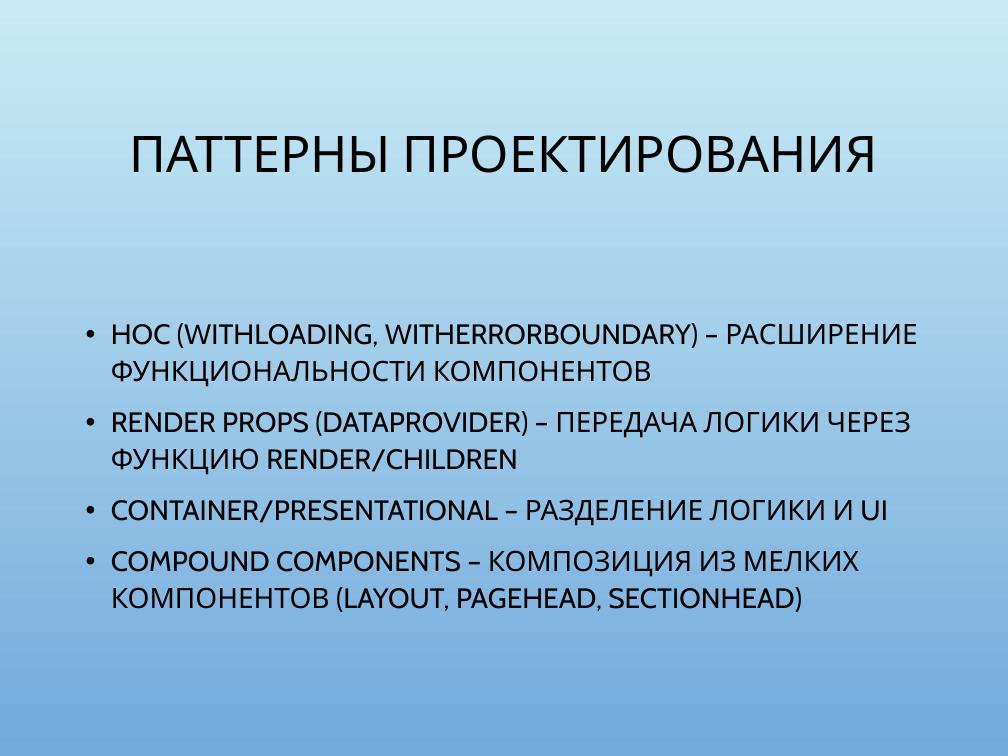
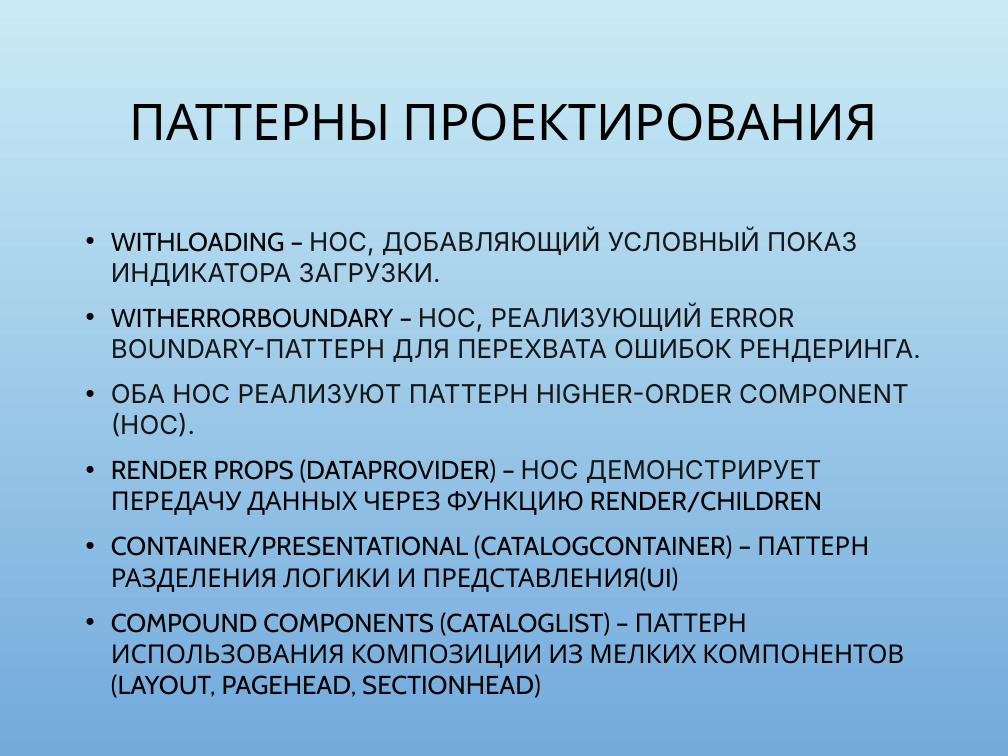
Before and after one commit to SvetlanaRozanova0108/plus-smart-home-frontend, a slide deck: slide 7 of Презентация_проекта_Plus_Smart_Home.pptx. Drawn at 1008x756 pixels with LibreOffice and Linux fonts; fonts in the diff are those of the drawing; background and template pictures are left out. Boxes give left, top, right and bottom in pixels: in the first picture for what was removed or moved away, otherwise in the second. Text is boxed around its words. In the diff, an @@ line names an element or a change of style, - is before the commit and + after.

```diff
--- a/Презентация_проекта_Plus_Smart_Home.pptx
+++ b/Презентация_проекта_Plus_Smart_Home.pptx
@@ title "ПАТТЕРНЫ ПРОЕКТИРОВАНИЯ": place and size @@
-title "ПАТТЕРНЫ ПРОЕКТИРОВАНИЯ" at (130,135,877,173)
+title "ПАТТЕРНЫ ПРОЕКТИРОВАНИЯ" at (130,103,877,141)
@@ text at (111,229,920,698): text changed; size 20 to 18.5 pt @@
-• HOC (WITHLOADING, WITHERRORBOUNDARY) – РАСШИРЕНИЕ ФУНКЦИОНАЛЬНОСТИ КОМПОНЕНТОВ
-• RENDER PROPS (DATAPROVIDER) – ПЕРЕДАЧА ЛОГИКИ ЧЕРЕЗ ФУНКЦИЮ RENDER/CHILDREN
-• CONTAINER/PRESENTATIONAL – РАЗДЕЛЕНИЕ ЛОГИКИ И UI
-• COMPOUND COMPONENTS – КОМПОЗИЦИЯ ИЗ МЕЛКИХ КОМПОНЕНТОВ (LAYOUT, PAGEHEAD, SECTIONHEAD)
+• WITHLOADING – HOC, ДОБАВЛЯЮЩИЙ УСЛОВНЫЙ ПОКАЗ ИНДИКАТОРА ЗАГРУЗКИ.
+• WITHERRORBOUNDARY – HOC, РЕАЛИЗУЮЩИЙ ERROR BOUNDARY-ПАТТЕРН ДЛЯ ПЕРЕХВАТА ОШИБОК РЕНДЕРИНГА.
+• ОБА HOC РЕАЛИЗУЮТ ПАТТЕРН HIGHER-ORDER COMPONENT (HOC).
+• RENDER PROPS (DATAPROVIDER) – HOC ДЕМОНСТРИРУЕТ ПЕРЕДАЧУ ДАННЫХ ЧЕРЕЗ ФУНКЦИЮ RENDER/CHILDREN
+• CONTAINER/PRESENTATIONAL (CATALOGCONTAINER) – ПАТТЕРН РАЗДЕЛЕНИЯ ЛОГИКИ И ПРЕДСТАВЛЕНИЯ(UI)
+• COMPOUND COMPONENTS (CATALOGLIST) – ПАТТЕРН ИСПОЛЬЗОВАНИЯ КОМПОЗИЦИИ ИЗ МЕЛКИХ КОМПОНЕНТОВ (LAYOUT, PAGEHEAD, SECTIONHEAD)
```
Also in this commit, not shown: 6 other slides changed, 1 slide added, 1 slide removed, 3 other files.
